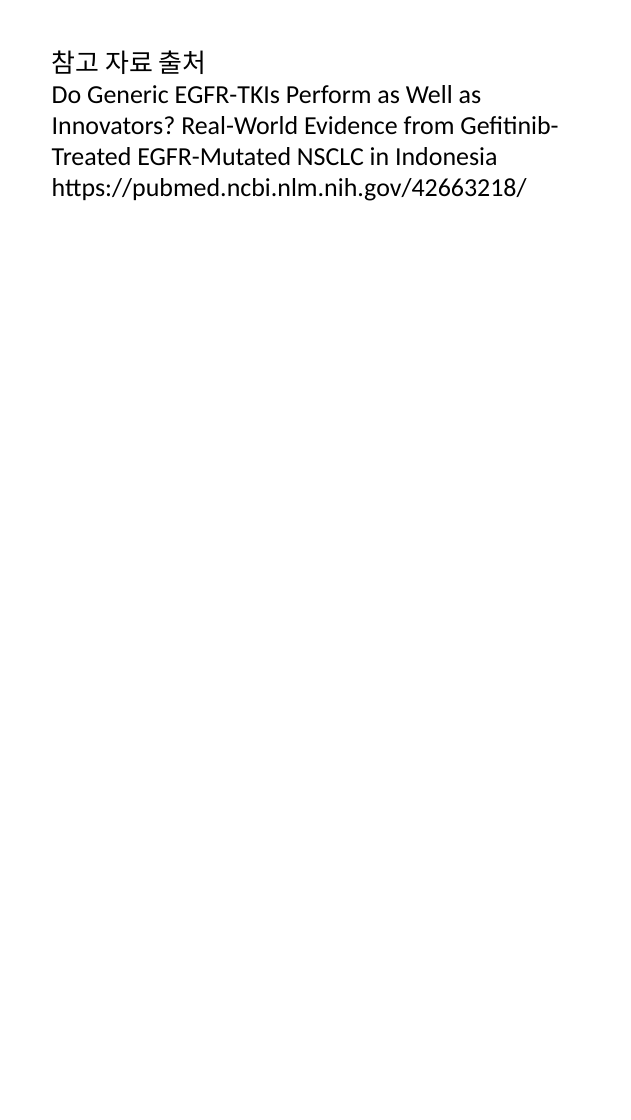
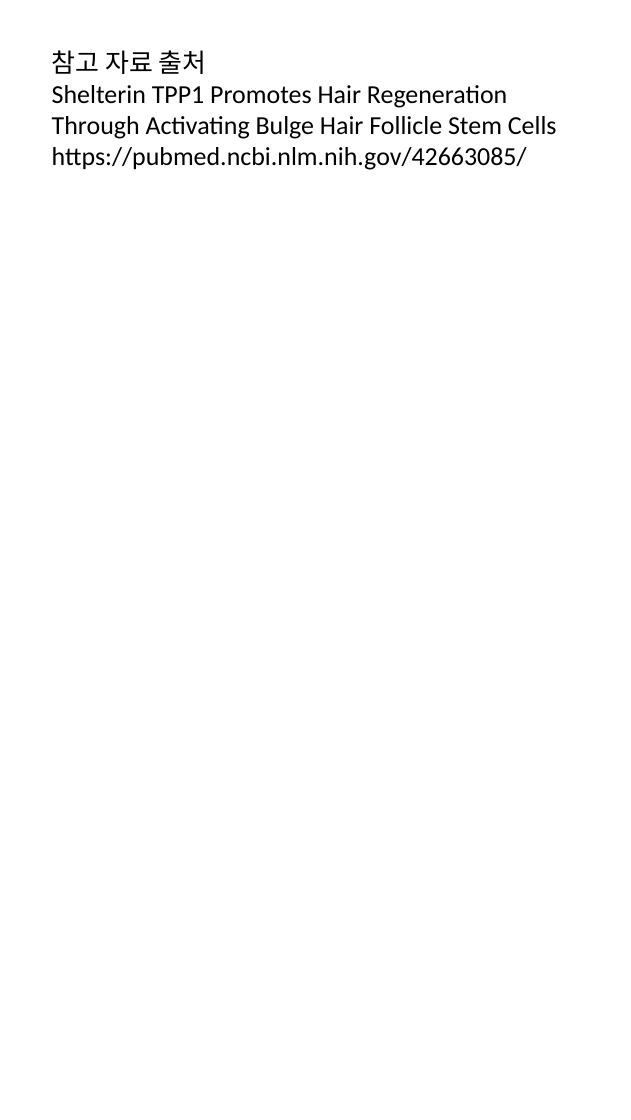
Before and after one commit to hyokang2010-BJ-ANTH/product-builder-test, a slide deck: slide 7 of data/2026-08-29/slides.pptx. Drawn at 631x1120 pixels with LibreOffice and Linux fonts; fonts in the diff are those of the drawing. Boxes give left, top, right and bottom in pixels: in the first picture for what was removed or moved away, otherwise in the second. Text is boxed around its words. In the diff, an @@ line names an element or a change of style, - is before the commit and + after.

```diff
--- a/data/2026-08-29/slides.pptx
+++ b/data/2026-08-29/slides.pptx
@@ text at (52,85,557,170): text changed @@
-Do Generic EGFR-TKIs Perform as Well as Innovators? Real-World Evidence from Gefitinib-Treated EGFR-Mutated NSCLC in Indonesia
-https://pubmed.ncbi.nlm.nih.gov/42663218/
+Shelterin TPP1 Promotes Hair Regeneration Through Activating Bulge Hair Follicle Stem Cells
+https://pubmed.ncbi.nlm.nih.gov/42663085/
```
Also in this commit, not shown: 15 other files.
